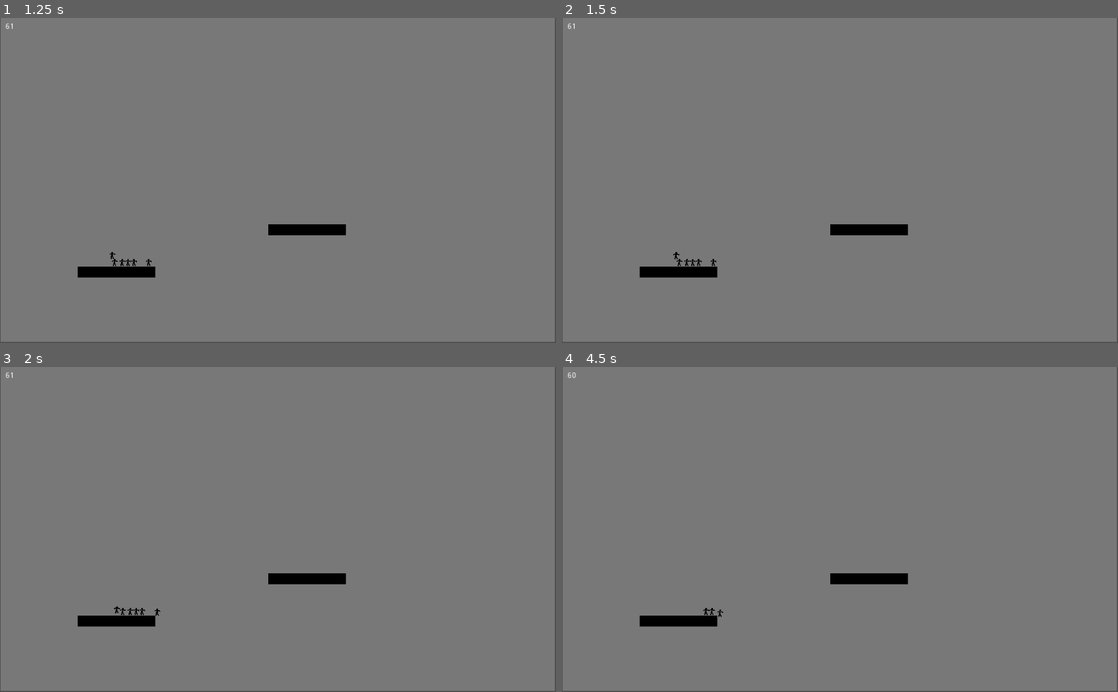
Above: before the commit, frames 1-4 (two rows, left to right).
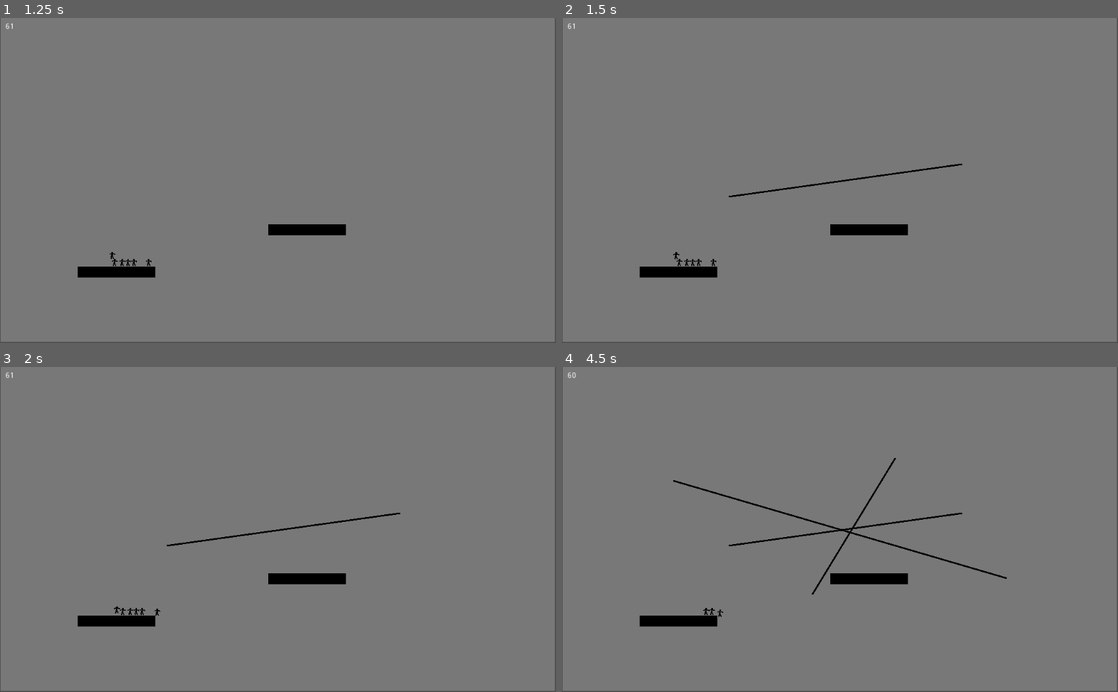
Above: after the commit, the same moments.

Repository: premieroctet/save-the-stickmans
Game: Godot game, scene res://Map1.tscn
The game is run twice, just before and just after one commit, with the same random seed, the same clock (stepped at 60 frames per second) and the same inputs.
Inputs (mouse positions are in pixels of both pictures, inside the frame that each line leads up to):
- Up to frame 1 (1.25 s): move the mouse to (400, 164) at 0.52 s; press the mouse at (400, 164) at 0.53 s
- Up to frame 2 (1.5 s): move the mouse to (728, 196) at 1.27 s; release the mouse at (728, 196) at 1.28 s; click (728, 196) at 1.35 s
- Up to frame 3 (2 s): no input
- Up to frame 4 (4.5 s): move the mouse to (895, 458) at 2.02 s; press the mouse at (895, 458) at 2.03 s; move the mouse to (812, 594) at 2.77 s; release the mouse at (812, 594) at 2.78 s; click (812, 594) at 2.85 s; move the mouse to (1006, 578) at 3.52 s; press the mouse at (1006, 578) at 3.53 s; move the mouse to (673, 480) at 4.27 s; release the mouse at (673, 480) at 4.28 s; click (673, 480) at 4.35 s

Frame 1 is identical in both runs. In frame 2, 0.3% of the frame differs, in the area x 30-72%, y 44-56%; in frame 3, 0.3%; in frame 4, 0.8%, in the area x 20-80%, y 27-71%.
Error before the commit: Invalid call. Nonexistent function 'add_point_to_line' in base 'Nil'. (res://Map1.gd:27)

Commit message:
Remove line after timeout

Diff:
--- a/Line.gd
+++ b/Line.gd
@@ -1,31 +1,21 @@
 extends Line2D
 
-var lineBody: StaticBody2D
+onready var lineBody: StaticBody2D = $StaticBody2D
 
-export (int) var lineTimeout = 2
+export (int) var lineTimeout = 5
 export (int) var lineWidth = 3
 
-# Create line body
 func _ready():
-	width = lineWidth
-	default_color = Color(0, 0, 0)
-
-	lineBody = StaticBody2D.new()
-	add_child(lineBody)
+	yield(get_tree().create_timer(lineTimeout), "timeout")
+	queue_free()
 
 func add_point_to_line(position):
 	add_point(position)
 
 	# Creates collision & shape for the lines (see https://godotengine.org/qa/67407/adding-collision-detection-to-line2d-collisionpolygon2d)
 	var n = points.size()
-	print(lineBody)
 	for i in range(n-1):
 		lineBody.add_child(create_segment(points[i], points[i+1]))
-
-	# Remove lines after a timeouts
-#	if Input.is_action_just_released("click"):
-#		yield(get_tree().create_timer(lineTimeout), "timeout")
-#		line.queue_free()
 
 # Create a 2 collision shape from 2 points
 func create_segment(p1 : Vector2, p2 : Vector2) -> CollisionShape2D:
--- /dev/null
+++ b/Line.tscn
@@ -0,0 +1,10 @@
+[gd_scene load_steps=2 format=2]
+
+[ext_resource path="res://Line.gd" type="Script" id=1]
+
+[node name="Line" type="Line2D"]
+width = 3.0
+default_color = Color( 0, 0, 0, 1 )
+script = ExtResource( 1 )
+
+[node name="StaticBody2D" type="StaticBody2D" parent="."]
--- a/Map1.gd
+++ b/Map1.gd
@@ -1,27 +1,26 @@
 extends Node2D
 # TODO
-# - Add timeout on line, to delete it after X seconds => Maybe use a script just for a line instance ?
 # - Implement jump and movements of stickmans
 # - Add door at the end of the level
 # - Add counter of saved stickmans
 
 onready var fpsLabel = $FpsLabel
+onready var Line =  preload("Line.tscn")
 
+var line
 export var lineTimeout = 2
 export var lineWidth = 3
 
-var line: Line2D
 var lineBody: StaticBody2D
-
-func _ready():
-	print("ready")
 
 func _physics_process(_delta):
 	fpsLabel.set_text(str(Engine.get_frames_per_second()))
 
 func _input(_event: InputEvent) -> void:
-#	if Input.is_action_just_pressed("click"):
-#		line = $Line.duplicate()
+	if Input.is_action_just_pressed("click"):
+		print('just pressed click')
+		line = Line.instance()
+		add_child(line)
 
 	if Input.is_action_pressed("click"):
 		line.add_point_to_line(get_local_mouse_position())
--- a/Map1.tscn
+++ b/Map1.tscn
@@ -1,8 +1,7 @@
-[gd_scene load_steps=5 format=2]
+[gd_scene load_steps=4 format=2]
 
 [ext_resource path="res://Stickman.tscn" type="PackedScene" id=1]
 [ext_resource path="res://Map1.gd" type="Script" id=2]
-[ext_resource path="res://Line.gd" type="Script" id=3]
 
 [sub_resource type="RectangleShape2D" id=1]
 extents = Vector2( 71.7759, 10 )
@@ -83,6 +82,3 @@
 __meta__ = {
 "_edit_use_anchors_": false
 }
-
-[node name="Line" type="Line2D" parent="."]
-script = ExtResource( 3 )
